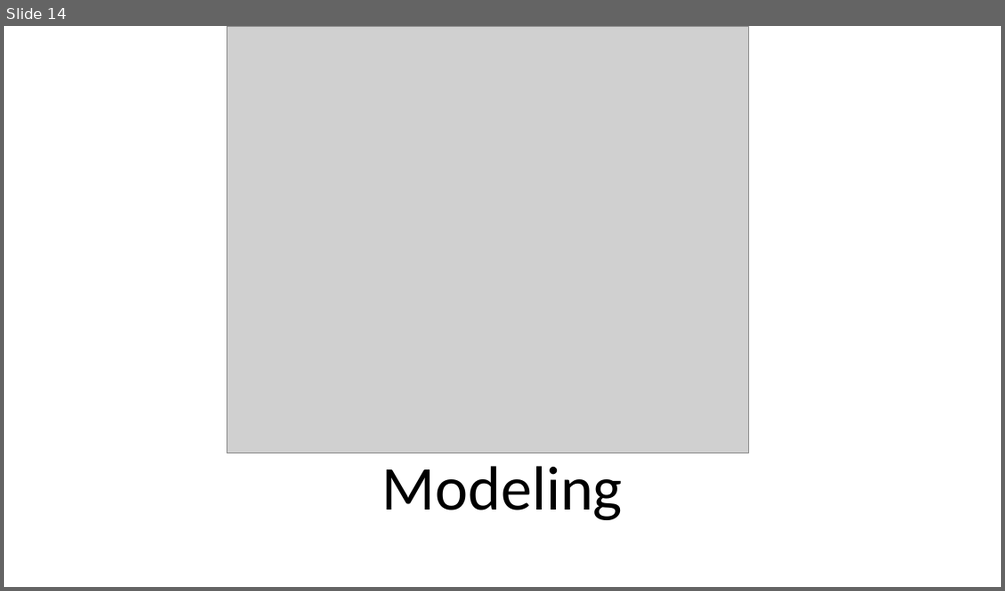
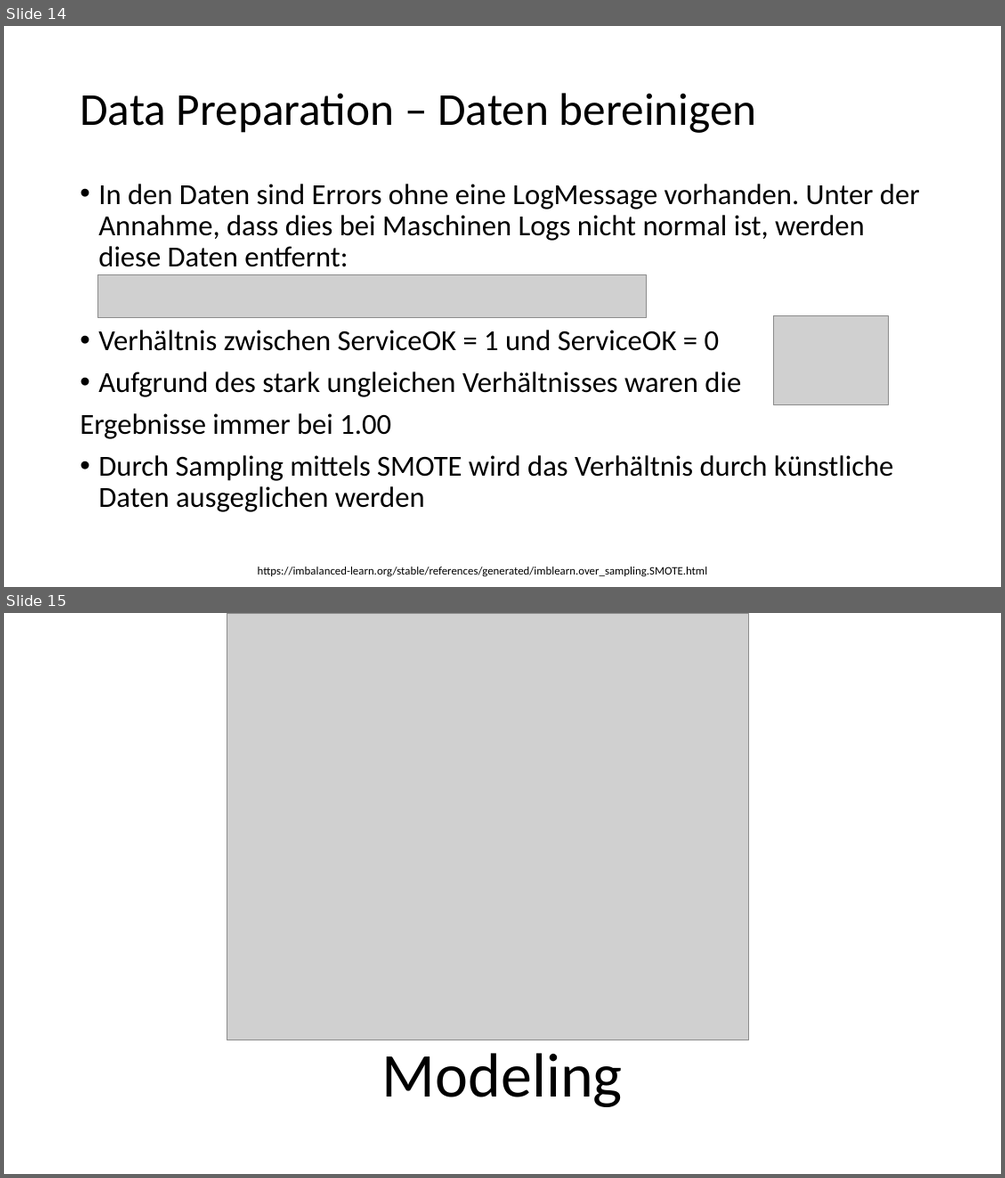
Before and after one commit to Flitschi7/big-data-management, a slide deck: Organisational/Dokumentation HHZ Rocket Project.pptx. Shown one above the other, each under a label of ours: slide 14 before the commit, slides 14 and 15 after it. The pictures are 1005x591 and 1005x1178 pixels, drawn with LibreOffice and Linux fonts; fonts in the diff are those of the drawing; grey boxes stand for pictures. Boxes give left, top, right and bottom in pixels: in the first picture for what was removed or moved away, otherwise in the second. Text is boxed around its words. In the diff, an @@ line names an element or a change of style, - is before the commit and + after.

```diff
--- a/Organisational/Dokumentation HHZ Rocket Project.pptx
+++ b/Organisational/Dokumentation HHZ Rocket Project.pptx
@@ slide 14 added at bbox=[4, 26, 1001, 587], background #FFFFFF @@
@@ title added at bbox=[80, 93, 757, 133], 44 pt, text #000000 @@
+Data Preparation – Daten bereinigen
@@ text added at bbox=[80, 184, 920, 512], 28 pt, text #000000 @@
+• In den Daten sind Errors ohne eine LogMessage vorhanden. Unter der Annahme, dass dies bei Maschinen Logs nicht normal ist, werden diese Daten entfernt:
+• Verhältnis zwischen ServiceOK = 1 und ServiceOK = 0
+• Aufgrund des stark ungleichen Verhältnisses waren die
+Ergebnisse immer bei 1.00
+• Durch Sampling mittels SMOTE wird das Verhältnis durch künstliche Daten ausgeglichen werden
@@ picture added at bbox=[98, 275, 647, 318] @@
@@ picture added at bbox=[774, 316, 888, 404] @@
@@ text added at bbox=[258, 566, 708, 577], 11 pt, text #000000 @@
+https://imbalanced-learn.org/stable/references/generated/imblearn.over_sampling.SMOTE.html
@@ what was slide 14 is now slide 15 @@
```
Also in this commit, not shown: 8 slides changed, 1 other slide added, 2 other files.
